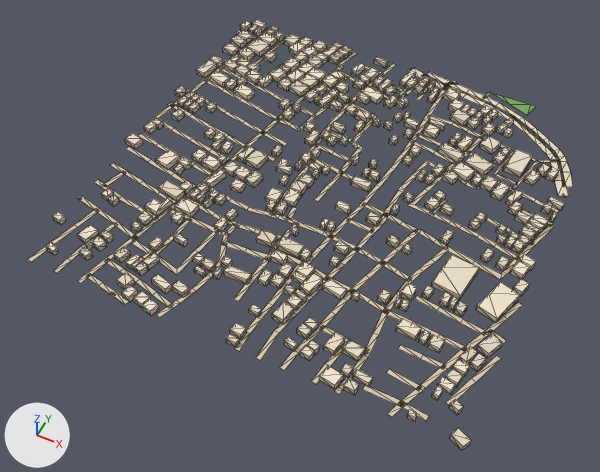
The glTF model public/assets/bengaluru-region-v1/tiles/t-14_0-l0.glb as it was, and as the next commit left it.
Before and after are seen from a 50 mm lens placed at (-6470.0, -388.0, 690.0), pointed at (-6761.0, 194.0, -37.0). Every picture has the same lights, and +X, +Y and +Z are marked at lower left. The older version comes first. Mesh edges are drawn as thin lines.

Names of what the first picture shows: 'building', 'ground'.
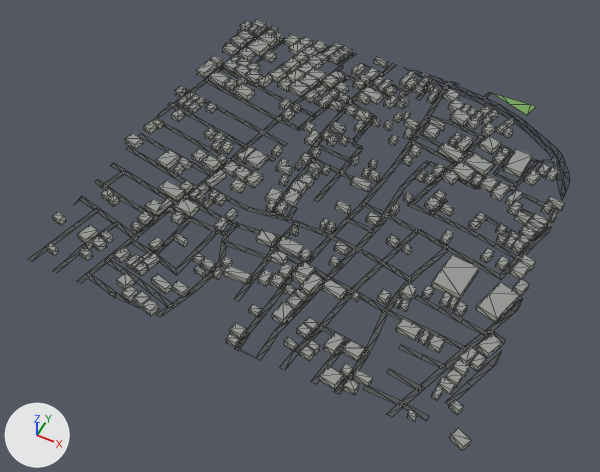
Patch to the scene script:
```diff
--- a/public/assets/bengaluru-region-v1/tiles/t-14_0-l0.glb.py
+++ b/public/assets/bengaluru-region-v1/tiles/t-14_0-l0.glb.py
@@ me_building @@
 # used by ob_building; location = (-7000.0, 0.0, 0.0)
-me_building.from_pydata(...)  # 2602 vertices, 3257 faces; spans x -7.0..505.0, y -4.0..502.0, z 0.0..8.0
+me_building.from_pydata(...)  # 2602 vertices, 3912 faces; spans x -7.0..505.0, y -4.0..502.0, z 0.0..8.0
+# me_building part 1: 3257 kept faces spanning x -7.0..505.0, y -4.0..502.0, z 0.0..8.0 get new vertex colours; the middle colour goes from pale yellow #ded2bd to light grey #bec0b7
 me_building.materials.append(mat_building)
@@ me_ground @@
 # used by ob_ground; location = (-7000.0, 0.0, 0.0)
-me_ground.from_pydata(...)  # 1051 vertices, 865 faces; spans x -3.0..506.0, y -3.0..506.0, z 1.0
+me_ground.from_pydata(...)  # 1069 vertices, 881 faces; spans x 0.0..500.0, y 0.0..500.0, z 1.0
+# me_ground part 2: the loose piece of 34 vertices spanning x 250.0..505.0, y 352.0..505.0, z 1.0 is rebuilt with 28 vertices and now spans x 266.0..500.0, y 362.0..500.0, z 1.0
+# me_ground part 3: 65 vertices moved from x -1.0..501.0, y -3.0..501.0, z 1.0 to x 0.0..500.0, y 0.0..500.0, z 1.0; 78 vertices removed from x -3.0..506.0, y -1.0..506.0, z 1.0; 102 vertices added at x 0.0..500.0, y 0.0..500.0, z 1.0
+# me_ground part 4: 727 kept faces spanning x 0.0..500.0, y 0.0..500.0, z 1.0 get new vertex colours; the middle colour goes from beige #d7c9ae to dark grey #535556
+# other edits to the shape of me_ground do not show in these pictures
 me_ground.materials.append(mat_ground)
```

Pixel boxes (x1, y1, x2, y2) of what changed, in the pictures (600 x 472 px; the box of a moved part takes in the faces that stretch with it):
'ground', reshaped
    before: (28, 27, 573, 421)
    after: (27, 27, 570, 421)
part 1 of me_building, recoloured (pale yellow to light grey)
    both: (46, 20, 565, 449)
part 2 of me_ground, rebuilt (7% narrower, 8% shorter)
    before: (408, 68, 569, 197)
    after: (421, 72, 570, 191)
part 3 of me_ground, moved or reshaped
    before: (28, 27, 573, 417)
    after: (27, 27, 566, 417)
part 4 of me_ground, recoloured
    both: (53, 28, 553, 421)
